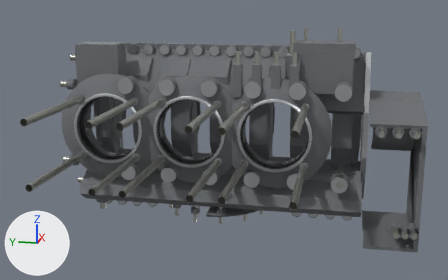
The glTF model public/parts/crankcase-left.glb: old version first, new version second.
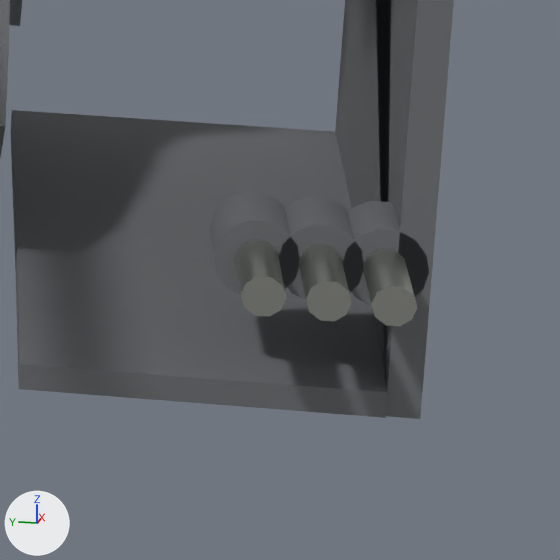
The first picture shows the older version from a 50 mm lens placed at (-910.0, -182.0, 194.0), pointed at (-78.0, -15.0, -14.0). The close-ups show the older and then the newer version on the part from 80% to 97% of the width and 70% to 97% of the height of that picture. Only the edits that show in the close-ups are written down. Every picture has the same lights, and +X, +Y and +Z are marked at lower left. Where no turn or scale is listed for an object, it has been applied to the vertices. Vertices at exactly the same position are counted once.

The older version as bpy lines, for what is in view:
```python
me_mesh_1 = bpy.data.meshes.new('Mesh_1')
me_mesh_1.from_pydata(...)  # 8042 vertices, 15056 faces; spans x -101.0..101.0, y -253.0..253.0, z -133.0..133.0
me_mesh_1.materials.append(mat_sandcast)  # grey #7a7d80
me_mesh_3 = bpy.data.meshes.new('Mesh_3')
me_mesh_3.from_pydata(...)  # 1050 vertices, 1928 faces; spans x -186.0..186.0, y -252.0..252.0, z -141.0..141.0
me_mesh_3.materials.append(mat_zincplate)  # grey #b4b6ae
ob_crankcase_left_sandcast = bpy.data.objects.new('crankcase-left:sandCast', me_mesh_1)
ob_crankcase_left_sandcast.location = (-17.4, -29.2, -11.0)
ob_crankcase_left_zincplate = bpy.data.objects.new('crankcase-left:zincPlate', me_mesh_3)
ob_crankcase_left_zincplate.location = (-71.9, -25.9, -1.4)
```
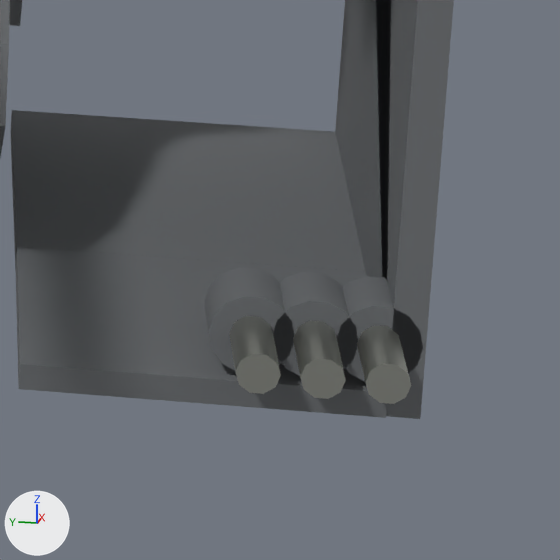
Pixel boxes [x1, y1, x2, y2] of what changed, in the close-ups (560 x 560 px; the box of a moved part takes in the faces that stretch with it):
part 1 of me_mesh_1, moved or reshaped
    before: [209, 192, 300, 295]
    after: [204, 267, 294, 370]
part 2 of me_mesh_1, moved or reshaped
    before: [278, 196, 364, 300]
    after: [273, 272, 358, 376]
part 3 of me_mesh_1, moved or reshaped
    before: [342, 201, 429, 306]
    after: [337, 276, 423, 381]
part 4 of me_mesh_3, moved or reshaped
    before: [235, 240, 286, 317]
    after: [230, 316, 281, 394]
part 5 of me_mesh_3, moved or reshaped
    before: [299, 244, 351, 321]
    after: [293, 321, 346, 399]
part 6 of me_mesh_3, moved or reshaped
    before: [363, 249, 417, 326]
    after: [357, 325, 411, 404]

The change, as a diff of the scene's bpy script:
```diff
--- a/public/parts/crankcase-left.glb.py
+++ b/public/parts/crankcase-left.glb.py
@@ me_mesh_1 @@
 me_mesh_1.from_pydata(...)  # 8042 vertices, 15056 faces; spans x -101.0..101.0, y -253.0..253.0, z -133.0..133.0
 # used by ob_crankcase_left_sandcast; location = (-17.4, -29.2, -11.0)
+# me_mesh_1 part 1: the loose piece of 30 vertices spanning x -101.0..-87.0, y -230.0..-215.0, z -112.0..-97.0 is moved by (0.0, 0.0, -14.0)
+# me_mesh_1 part 2: the loose piece of 30 vertices spanning x -101.0..-87.0, y -241.0..-226.0, z -112.0..-97.0 is moved by (0.0, 0.0, -14.0)
+# me_mesh_1 part 3: the loose piece of 30 vertices spanning x -101.0..-87.0, y -252.0..-237.0, z -112.0..-97.0 is moved by (0.0, 0.0, -14.0)
 me_mesh_1.materials.append(mat_sandcast)
@@ me_mesh_3 @@
 me_mesh_3.from_pydata(...)  # 1050 vertices, 1928 faces; spans x -186.0..186.0, y -252.0..252.0, z -141.0..141.0
 # used by ob_crankcase_left_zincplate; location = (-71.9, -25.9, -1.4)
+# me_mesh_3 part 4: the loose piece of 22 vertices spanning x -63.0..-32.0, y -230.0..-222.0, z -118.0..-111.0 is moved by (0.0, 0.0, -15.0)
+# me_mesh_3 part 5: the loose piece of 22 vertices spanning x -63.0..-32.0, y -241.0..-233.0, z -118.0..-111.0 is moved by (0.0, 0.0, -15.0)
+# me_mesh_3 part 6: the loose piece of 22 vertices spanning x -63.0..-32.0, y -252.0..-244.0, z -118.0..-111.0 is moved by (0.0, 0.0, -15.0)
 me_mesh_3.materials.append(mat_zincplate)
```
